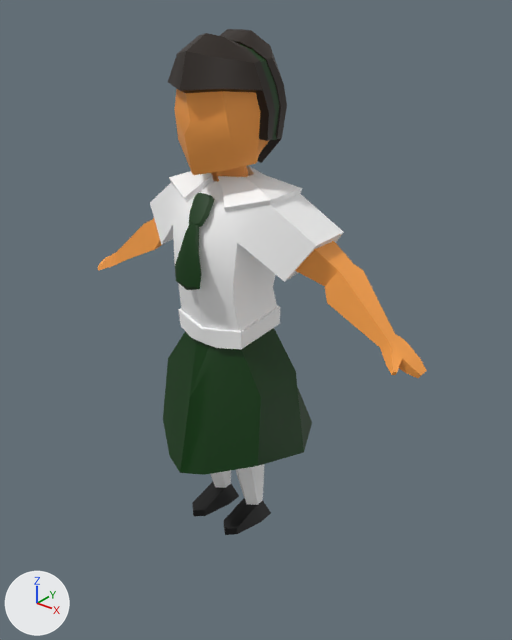
One commit to the FBX model Life is a Blur/Assets/3D Models/Characters/Child/FStudent2.fbx: the scene before it, then after it.
Both versions are drawn from a camera (50 mm lens) standing at (2.52, -2.83, 3.29) and looking at (0.27, -0.02, 1.55). Every picture has the same lights, and +X, +Y and +Z are marked at lower left.

Names of what the first picture shows: 'FStudent3', 'Tie.001'.
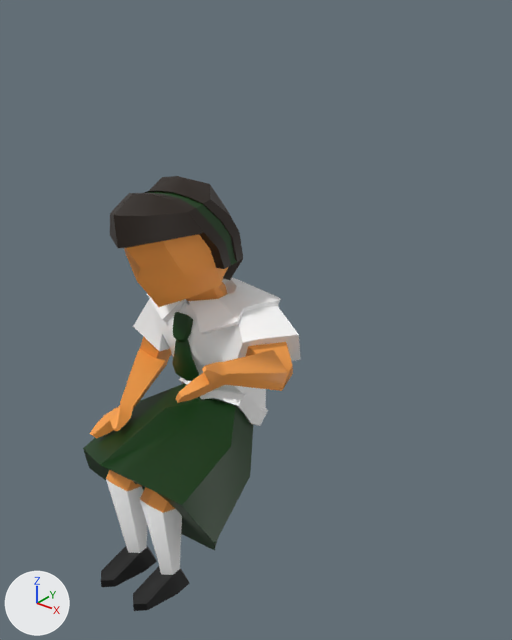
The newer file adds an action. The first version stands in its rest pose; the second is drawn at frame 12 of the action 'Child_rig|Child_Sitting_Talking'.

Pixel boxes [x1, y1, x2, y2] of what changed, in the pictures (512 x 640 px):
'FStudent3', posed (34% narrower, 14% shorter): before [98, 29, 427, 535]; after [83, 176, 301, 611]
'Tie.001', no longer drawn (green): before [175, 193, 214, 290]
bone 'DEF-spine', root to tip: before (230, 338) to (233, 312); after (218, 418) to (221, 394)
bone 'DEF-spine.001', root to tip: before (234, 309) to (230, 283); after (221, 391) to (220, 369)
bone 'DEF-spine.002', root to tip: before (230, 283) to (230, 249); after (220, 369) to (226, 341)
bone 'DEF-spine.003', root to tip: before (230, 249) to (229, 207); after (226, 341) to (213, 315)
bone 'DEF-spine.004', root to tip: before (229, 207) to (230, 188); after (213, 314) to (207, 301)
bone 'DEF-head', root to tip: before (226, 173) to (223, 54); after (199, 291) to (160, 202)
bone 'DEF-upper_arm.L', root to tip: before (271, 202) to (346, 280); after (250, 313) to (280, 374)
bone 'DEF-forearm.L', root to tip: before (346, 280) to (391, 342); after (280, 374) to (220, 376)
bone 'DEF-hand.L', root to tip: before (391, 342) to (422, 373); after (220, 376) to (179, 397)
bone 'DEF-upper_arm.R', root to tip: before (202, 186) to (163, 228); after (184, 293) to (152, 358)
bone 'DEF-forearm.R', root to tip: before (163, 228) to (122, 254); after (152, 358) to (124, 409)
bone 'DEF-hand.R', root to tip: before (122, 254) to (104, 264); after (124, 409) to (93, 435)
bone 'DEF-thigh.L', root to tip: before (246, 332) to (238, 440); after (233, 414) to (153, 499)
bone 'DEF-shin.L', root to tip: before (238, 440) to (258, 493); after (153, 499) to (176, 560)
bone 'DEF-foot.L', root to tip: before (258, 493) to (230, 527); after (176, 560) to (140, 601)
bone 'DEF-thigh.R', root to tip: before (214, 320) to (207, 426); after (202, 400) to (121, 481)
bone 'DEF-shin.R', root to tip: before (207, 426) to (230, 478); after (121, 481) to (147, 541)
bone 'DEF-foot.R', root to tip: before (230, 478) to (201, 511); after (147, 541) to (111, 580)

The change in detail:
Object 'Child_rig' (bone_rig_object) moves from (0.0, 0.0, 0.0) to (0.0, -0.086, 0.01).
Bone 'DEF-spine' (bone_def_spine) moves from (0.0, 0.0, 0.0) to (0.0, -0.401, -0.048).
Bone 'DEF-spine.001' (bone_def_spine_001) turns from (0, 0, 0) to (-8, 0, 1) degrees about its own x, y and z.
Bone 'DEF-spine.001' (bone_def_spine_001) is rescaled from (1.0, 1.0, 1.0) to (1.07, 0.87, 1.07).
Bone 'DEF-spine.002' (bone_def_spine_002) turns from (0, 0, 0) to (-10, 0, 3) degrees about its own x, y and z.
Bone 'DEF-spine.002' (bone_def_spine_002) is rescaled from (1.0, 1.0, 1.0) to (1.05, 0.89, 1.08).
Bone 'DEF-spine.003' (bone_def_spine_003) turns from (0, 0, 0) to (35, 1, -3) degrees about its own x, y and z.
Bone 'DEF-spine.003' (bone_def_spine_003) is rescaled from (1.0, 1.0, 1.0) to (0.89, 1.14, 1.04).
Bone 'DEF-spine.004' (bone_def_spine_004) turns from (0, 0, 0) to (-5, 1, 5) degrees about its own x, y and z.
Bone 'DEF-head' (bone_def_head) turns from (0, 0, 0) to (-2, 0, 1) degrees about its own x, y and z.
Bone 'DEF-upper_arm.L' (bone_def_upper_arm_l) turns from (0, 0, 0) to (44, -2, 9) degrees about its own x, y and z.
Bone 'DEF-upper_arm.L' (bone_def_upper_arm_l) is rescaled from (1.0, 1.0, 1.0) to (1.1, 0.82, 1.1).
Bone 'DEF-forearm.L' (bone_def_forearm_l) turns from (0, 0, 0) to (103, -18, -102) degrees about its own x, y and z.
Bone 'DEF-forearm.L' (bone_def_forearm_l) is rescaled from (1.0, 1.0, 1.0) to (1.38, 0.7, 1.04).
Bone 'DEF-hand.L' (bone_def_hand_l) turns from (0, 0, 0) to (0, -10, 11) degrees about its own x, y and z.
Bone 'DEF-hand.L' (bone_def_hand_l) is rescaled from (1.0, 1.0, 1.0) to (0.92, 1.27, 0.88).
Bone 'DEF-upper_arm.R' (bone_def_upper_arm_r) turns from (0, 0, 0) to (31, -5, 35) degrees about its own x, y and z.
Bone 'DEF-upper_arm.R' (bone_def_upper_arm_r) is rescaled from (1.0, 1.0, 1.0) to (1.01, 0.97, 1.01).
Bone 'DEF-forearm.R' (bone_def_forearm_r) turns from (0, 0, 0) to (36, -20, 32) degrees about its own x, y and z.
Bone 'DEF-forearm.R' (bone_def_forearm_r) is rescaled from (1.0, 1.0, 1.0) to (0.97, 1.03, 1.0).
Bone 'DEF-hand.R' (bone_def_hand_r) turns from (0, 0, 0) to (-5, -38, -19) degrees about its own x, y and z.
Bone 'DEF-hand.R' (bone_def_hand_r) is rescaled from (1.0, 1.0, 1.0) to (1.02, 0.97, 1.01).
Bone 'DEF-thigh.L' (bone_def_thigh_l) turns from (0, 0, 0) to (-67, 0, 0) degrees about its own x, y and z.
Bone 'DEF-thigh.L' (bone_def_thigh_l) is rescaled from (1.0, 1.0, 1.0) to (1.01, 0.99, 1.01).
Bone 'DEF-shin.L' (bone_def_shin_l) turns from (0, 0, 0) to (61, 0, 0) degrees about its own x, y and z.
Bone 'DEF-shin.L' (bone_def_shin_l) is rescaled from (1.0, 1.0, 1.0) to (1.0, 0.97, 1.02).
Bone 'DEF-foot.L' (bone_def_foot_l) turns from (0, 0, 0) to (6, 0, 0) degrees about its own x, y and z.
Bone 'DEF-foot.L' (bone_def_foot_l) is rescaled from (1.0, 1.0, 1.0) to (0.99, 0.99, 1.02).
Bone 'DEF-thigh.R' (bone_def_thigh_r) turns from (0, 0, 0) to (-67, 0, 0) degrees about its own x, y and z.
Bone 'DEF-thigh.R' (bone_def_thigh_r) is rescaled from (1.0, 1.0, 1.0) to (1.01, 0.99, 1.01).
Bone 'DEF-shin.R' (bone_def_shin_r) turns from (0, 0, 0) to (61, 0, 0) degrees about its own x, y and z.
Bone 'DEF-shin.R' (bone_def_shin_r) is rescaled from (1.0, 1.0, 1.0) to (1.0, 0.97, 1.02).
Bone 'DEF-foot.R' (bone_def_foot_r) turns from (0, 0, 0) to (6, 0, 0) degrees about its own x, y and z.
Bone 'DEF-foot.R' (bone_def_foot_r) is rescaled from (1.0, 1.0, 1.0) to (0.99, 0.99, 1.02).
